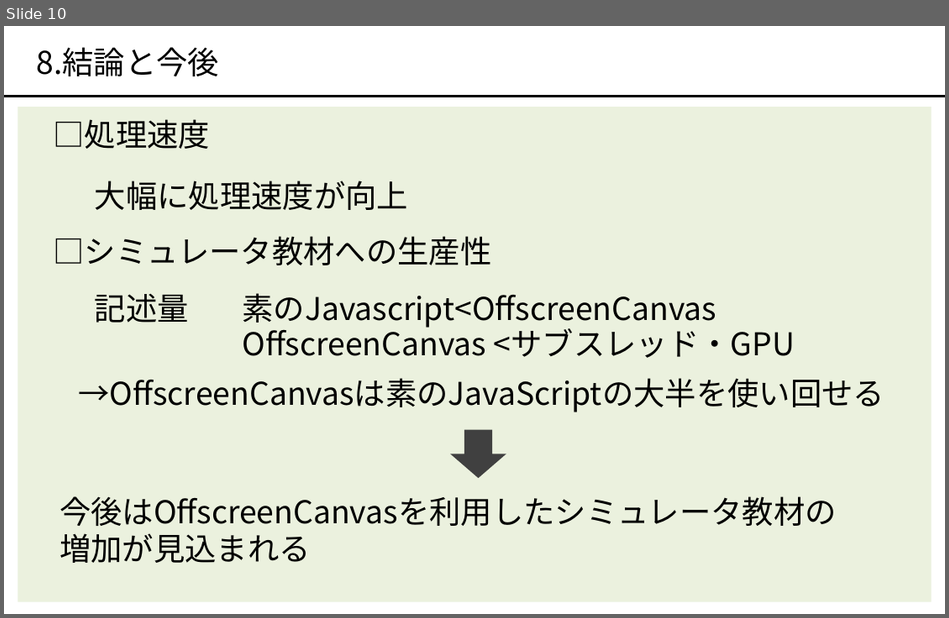
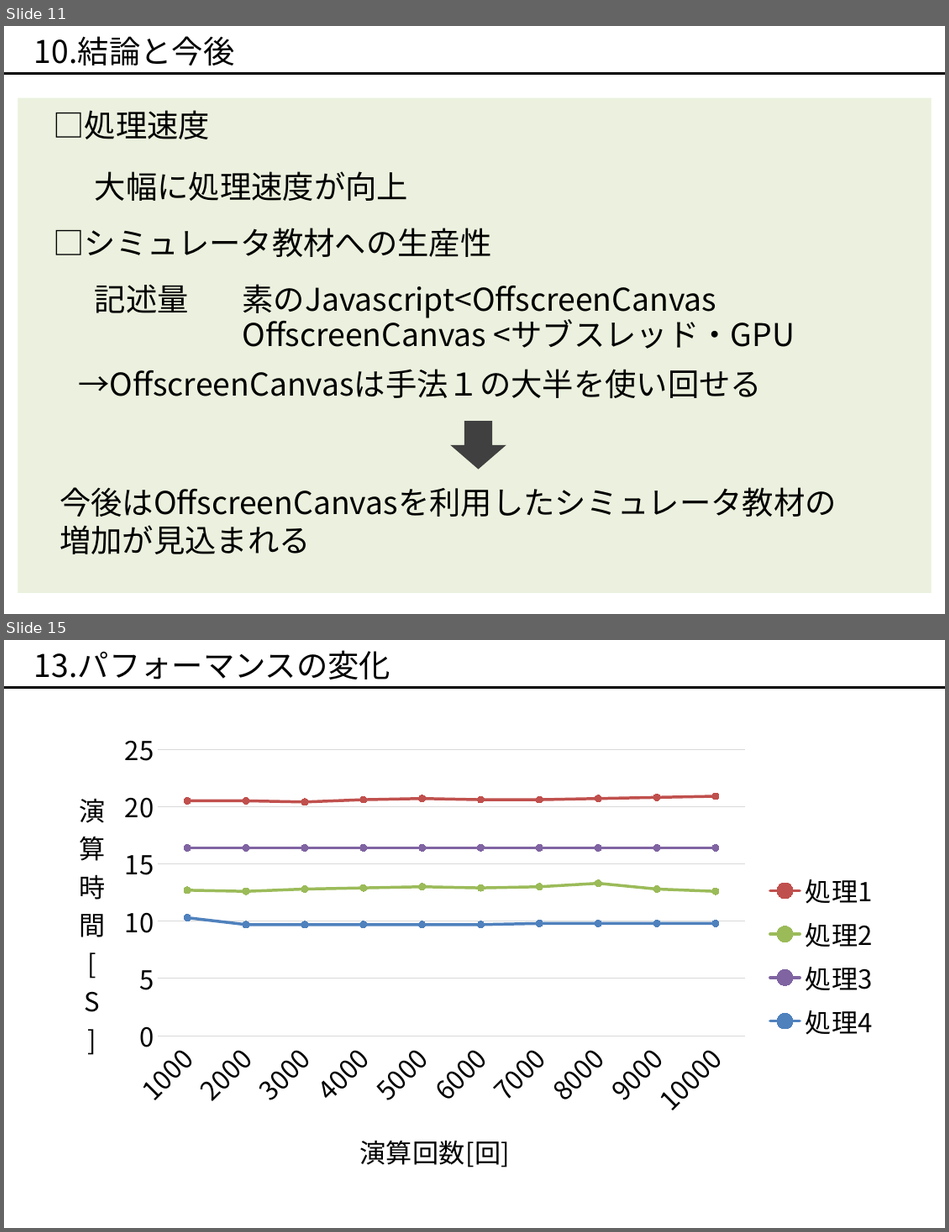
Before and after one commit to okmtaoo/-, a slide deck: presentation/出す.pptx. Shown one above the other, each under a label of ours: slide 10 before the commit, slides 11 and 15 after it; the slides between them are not shown. The pictures are 949x618 and 949x1232 pixels, drawn with LibreOffice and Linux fonts; fonts in the diff are those of the drawing. Boxes give left, top, right and bottom in pixels: in the first picture for what was removed or moved away, otherwise in the second. Text is boxed around its words. In the diff, an @@ line names an element or a change of style, - is before the commit and + after.

```diff
--- a/presentation/出す.pptx
+++ b/presentation/出す.pptx
@@ slide 15 added at [4,640,945,1228], background #FFFFFF @@
@@ text added at [34,650,390,679], 24 pt, text #000000 @@
+13.パフォーマンスの変化
@@ line added from (4, 688) to (945, 688), #000000 2 pt @@
@@ line chart added at [59,721,889,1191] @@
+categories: 1000, 2000, 3000, 4000, 5000, 6000, 7000, 8000, 9000, 10000
+処理1: 20.5, 20.5, 20.4, 20.6, 20.7, 20.6, 20.6, 20.7, 20.8, 20.9
+処理2: 12.7, 12.6, 12.8, 12.9, 13, 12.9, 13, 13.3, 12.8, 12.6
+処理3: 16.4, 16.4, 16.4, 16.4, 16.4, 16.4, 16.4, 16.4, 16.4, 16.4
+処理4: 10.3, 9.7, 9.7, 9.7, 9.7, 9.7, 9.8, 9.8, 9.8, 9.8
@@ what was slide 10 is now slide 11 @@
@@ slide 11 changed as well @@
@@ text at [34,36,234,65]: text changed @@
-8.結論と今後
+10.結論と今後
@@ line moved from (4, 97) - (945, 97) to (4, 74) - (945, 74) @@
@@ text removed at [78,378,884,412] @@
-→OffscreenCanvasは素のJavaScriptの大半を使い回せる
@@ text added at [79,369,763,398], 24 pt, text #000000 @@
+→OffscreenCanvasは手法１の大半を使い回せる
@@ 7 texts, 1 rectangle, 1 down arrow: place and size @@
-7 texts, 1 rectangle, 1 down arrow at [18,107,931,601]
+7 texts, 1 rectangle, 1 down arrow at [18,97,931,592]
```
Also in this commit, not shown: 8 other slides changed, 3 other slides added, 6 slides removed, 1 other file.
